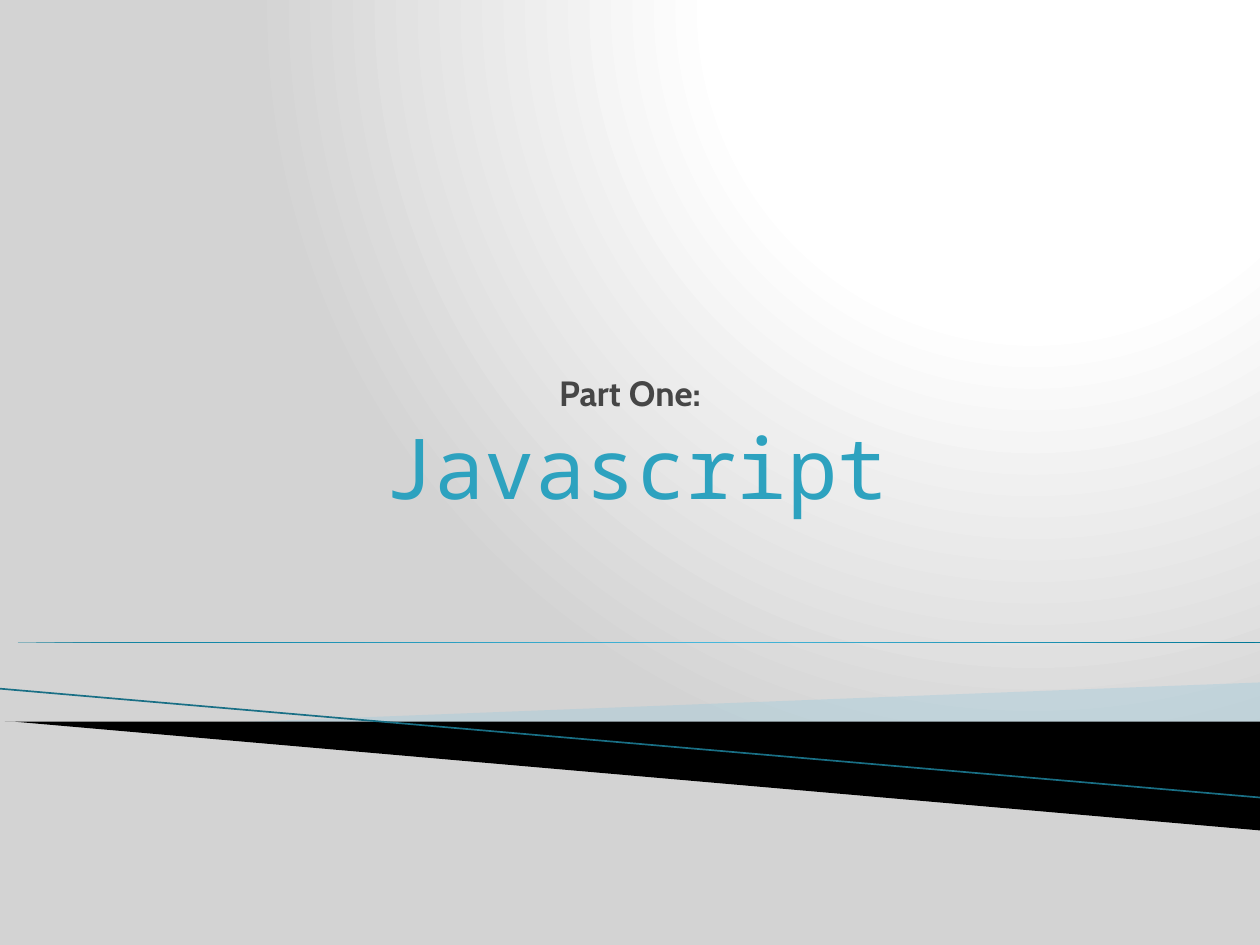
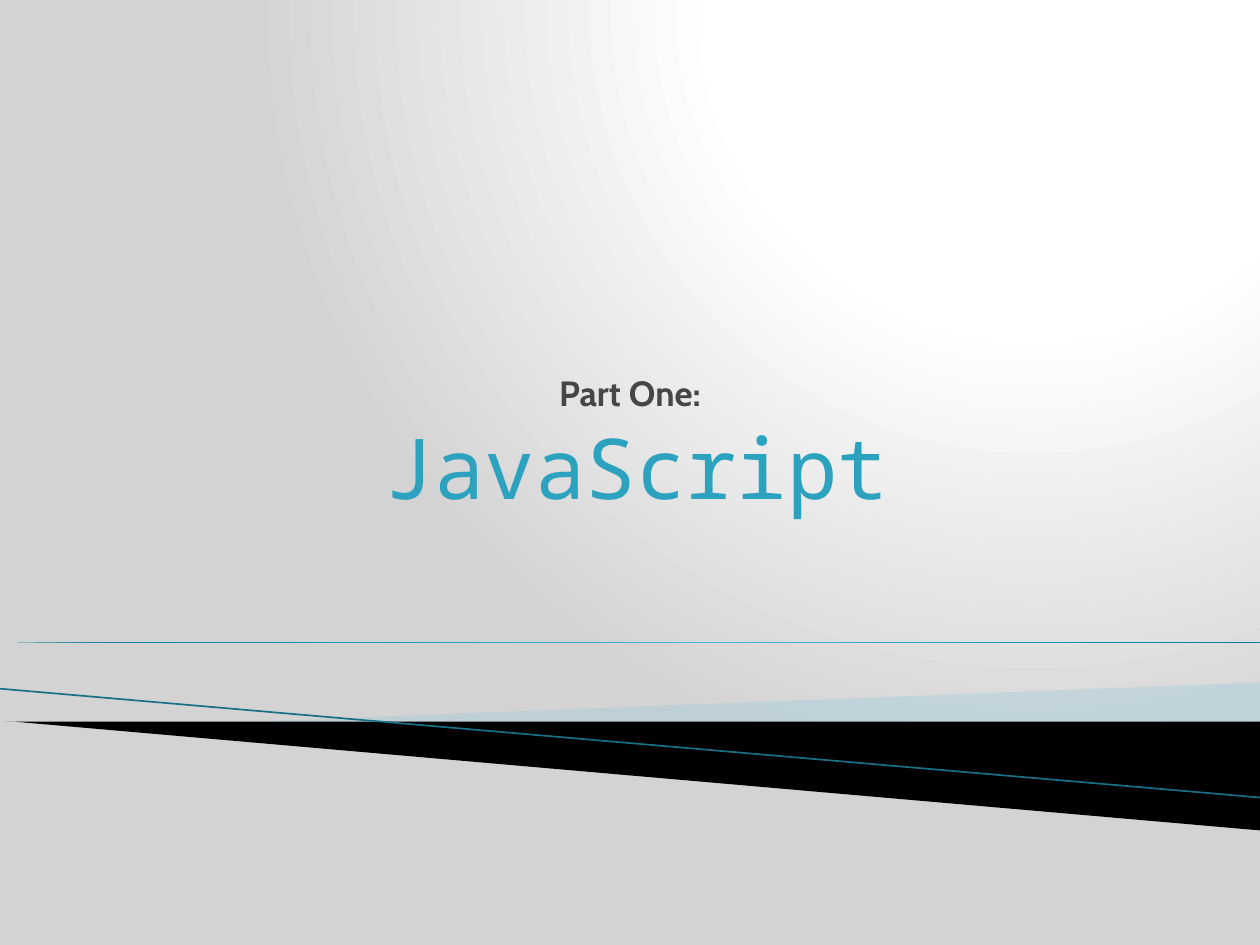
Before and after one commit to j-steve/temp, a slide deck: slide 2 of JavaScript JQuery training.pptx. Drawn at 1260x945 pixels with LibreOffice and Linux fonts; fonts in the diff are those of the drawing; background and template pictures are left out. Boxes give left, top, right and bottom in pixels: in the first picture for what was removed or moved away, otherwise in the second. Text is boxed around its words. In the diff, an @@ line names an element or a change of style, - is before the commit and + after.

```diff
--- a/JavaScript JQuery training.pptx
+++ b/JavaScript JQuery training.pptx
@@ subtitle at (384,435,888,519): text changed @@
-Javascript
+JavaScript
```
Also in this commit, not shown: 13 other slides changed, 2 slides added, 1 slide removed.
